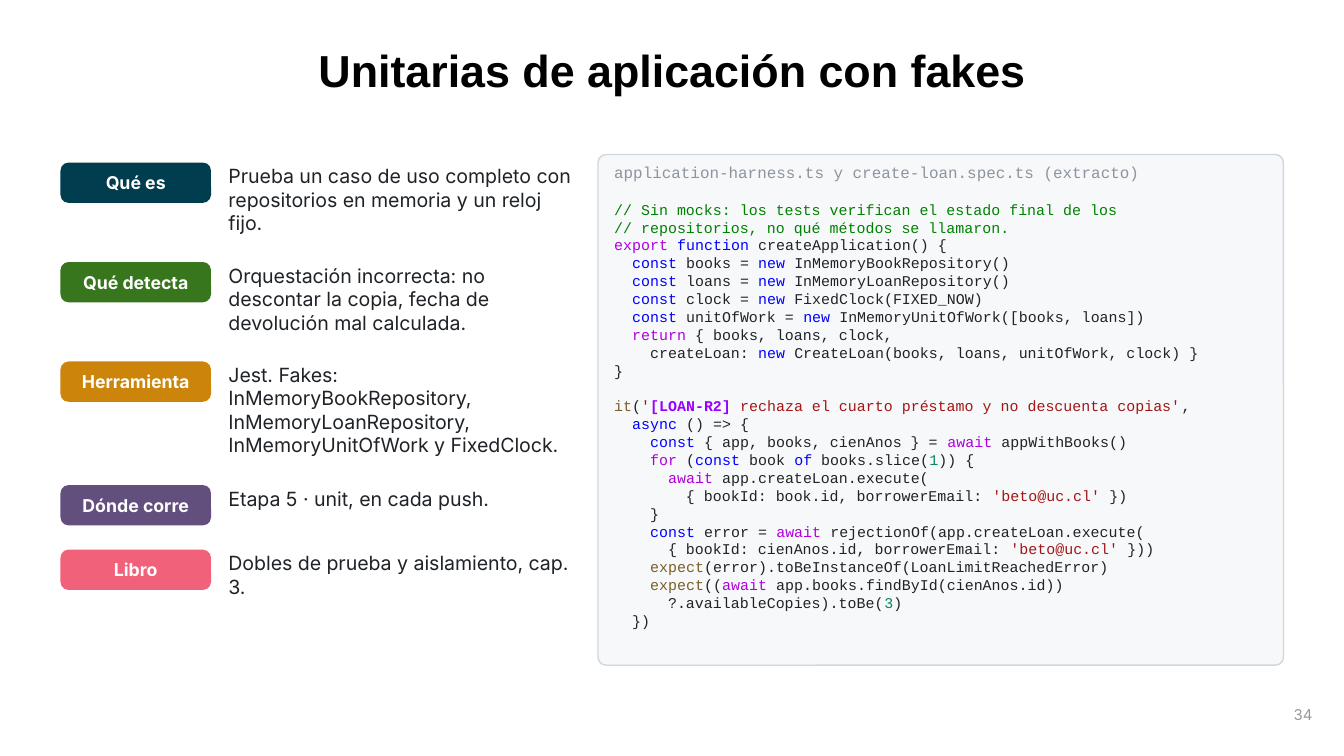
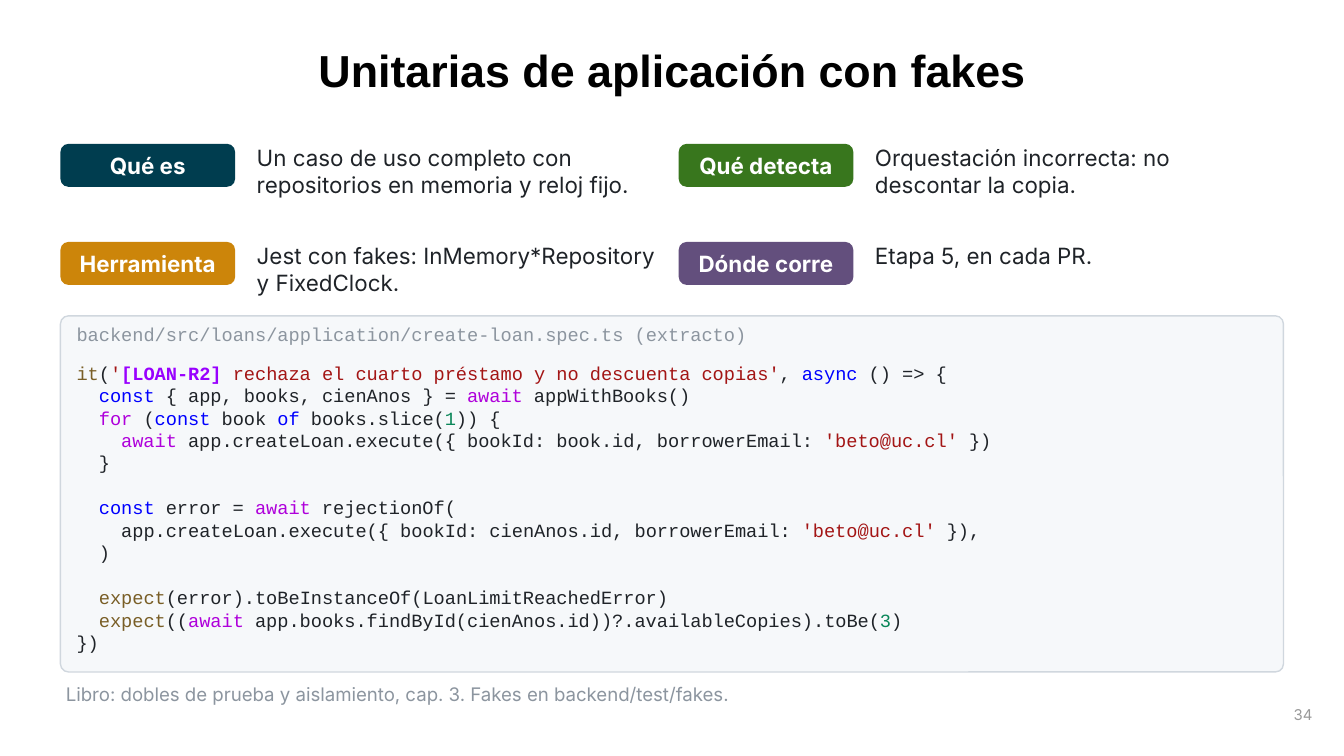
Before and after one commit to UC-IIC-3143-Software-Development/full_stack_testing, a slide deck: slide 34 of docs/presentacion/Full-Stack-Testing-IA-DevSecOps.pptx. Drawn at 1344x756 pixels with LibreOffice and Linux fonts; fonts in the diff are those of the drawing. Boxes give left, top, right and bottom in pixels: in the first picture for what was removed or moved away, otherwise in the second. Text is boxed around its words. In the diff, an @@ line names an element or a change of style, - is before the commit and + after.

```diff
--- a/docs/presentacion/Full-Stack-Testing-IA-DevSecOps.pptx
+++ b/docs/presentacion/Full-Stack-Testing-IA-DevSecOps.pptx
@@ rounded rectangle "Qué es": place and size @@
-rounded rectangle "Qué es" at [60,163,211,203]
+rounded rectangle "Qué es" at [60,144,235,187]
@@ text at [257,149,629,198]: text changed; size 10.5 to 12 pt @@
-Prueba un caso de uso completo con repositorios en memoria y un reloj fijo.
+Un caso de uso completo con repositorios en memoria y reloj fijo.
@@ rounded rectangle "Qué detecta": place and size @@
-rounded rectangle "Qué detecta" at [60,262,211,302]
+rounded rectangle "Qué detecta" at [679,144,853,187]
@@ text at [875,149,1170,198]: text changed; size 10.5 to 12 pt @@
-Orquestación incorrecta: no descontar la copia, fecha de devolución mal calculada.
+Orquestación incorrecta: no descontar la copia.
@@ rounded rectangle "Herramienta": place and size @@
-rounded rectangle "Herramienta" at [60,362,211,402]
+rounded rectangle "Herramienta" at [60,242,235,285]
@@ text at [257,247,654,296]: text changed; size 10.5 to 12 pt @@
-Jest. Fakes: InMemoryBookRepository, InMemoryLoanRepository, InMemoryUnitOfWork y FixedClock.
+Jest con fakes: InMemory*Repository y FixedClock.
@@ size 9.5 to 12 pt; proportions changed in 4 elements at [60,144,235,187], [60,242,235,285], [679,144,853,187], [679,242,853,285] @@
@@ rounded rectangle "Dónde corre": place and size @@
-rounded rectangle "Dónde corre" at [60,485,211,526]
+rounded rectangle "Dónde corre" at [679,242,853,285]
@@ text at [875,247,1092,269]: text changed; size 10.5 to 12 pt @@
-Etapa 5 · unit, en cada push.
+Etapa 5, en cada PR.
@@ rounded rectangle: place and size @@
-rounded rectangle at [598,155,1284,665]
+rounded rectangle at [60,316,1284,672]
@@ rounded rectangle at [60,316,1284,672]: proportions changed @@
@@ text at [77,328,747,345]: text changed; size 8.5 to 10 pt @@
-application-harness.ts y create-loan.spec.ts (extracto)
+backend/src/loans/application/create-loan.spec.ts (extracto)
@@ text at [77,367,858,384]: text changed; size 8 to 10 pt; text colour #1F2328 to #A31515 @@
-// Sin mocks: los tests verifican el estado final de los
-// repositorios, no qué métodos se llamaron.
-export function createApplication() {
-const books = new InMemoryBookRepository()
-const loans = new InMemoryLoanRepository()
-const clock = new FixedClock(FIXED_NOW)
-const unitOfWork = new InMemoryUnitOfWork([books, loans])
-return { books, loans, clock,
-createLoan: new CreateLoan(books, loans, unitOfWork, clock) }
-}
-it('[LOAN-R2] rechaza el cuarto préstamo y no descuenta copias',
-async () => {
+it('[LOAN-R2] rechaza el cuarto préstamo y no descuenta copias', async () => {
@@ text "it('[LOAN-R2] rechaza el cuarto préstamo ...": place and size @@
-text "it('[LOAN-R2] rechaza el cuarto préstamo ..." at [614,204,1190,611]
+text "it('[LOAN-R2] rechaza el cuarto préstamo ..." at [77,367,958,631]
@@ text at [99,389,690,608]: size 8 to 10 pt in "const { app, books, cienAnos } = ...", "for (const book of books.slice(1)) {", "}", "expect(error).toBeInstanceOf(LoanLimitReachedError)" and 1 more places @@
@@ text at [121,434,958,451]: text changed; size 8 to 10 pt @@
-await app.createLoan.execute(
-{ bookId: book.id, borrowerEmail: 'beto@uc.cl' })
+await app.createLoan.execute({ bookId: book.id, borrowerEmail: 'beto@uc.cl' })
@@ text at [99,501,936,541]: text changed; size 8 to 10 pt @@
-const error = await rejectionOf(app.createLoan.execute(
-{ bookId: cienAnos.id, borrowerEmail: 'beto@uc.cl' }))
+const error = await rejectionOf(
+app.createLoan.execute({ bookId: cienAnos.id, borrowerEmail: 'beto@uc.cl' }),
+)
@@ rounded rectangle removed at [60,550,211,590] @@
-Libro
@@ text at [99,613,902,631]: text changed; size 8 to 10 pt @@
-expect((await app.books.findById(cienAnos.id))
-?.availableCopies).toBe(3)
+expect((await app.books.findById(cienAnos.id))?.availableCopies).toBe(3)
@@ text at [66,687,729,705]: text changed; size 10.5 to 10 pt; text colour #1F2328 to #8C959F @@
-Dobles de prueba y aislamiento, cap. 3.
+Libro: dobles de prueba y aislamiento, cap. 3. Fakes en backend/test/fakes.
```
Also in this commit, not shown: 53 other slides changed, 11 slides added, 8 slides removed, 3 other files.
